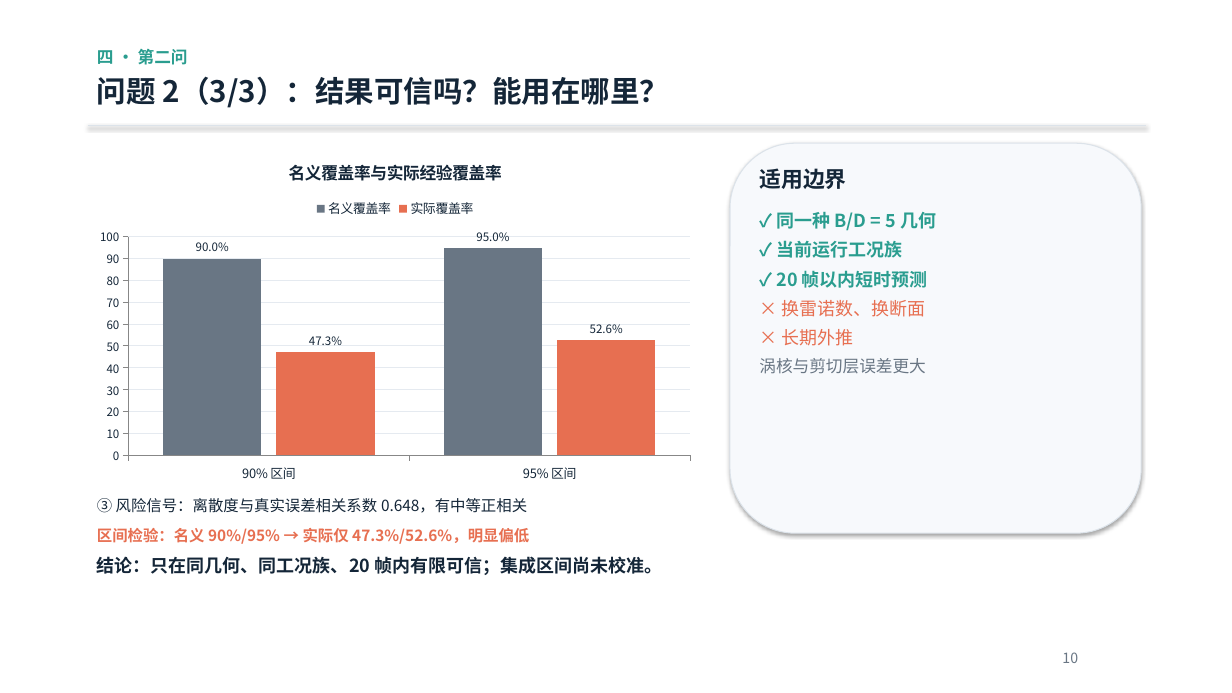
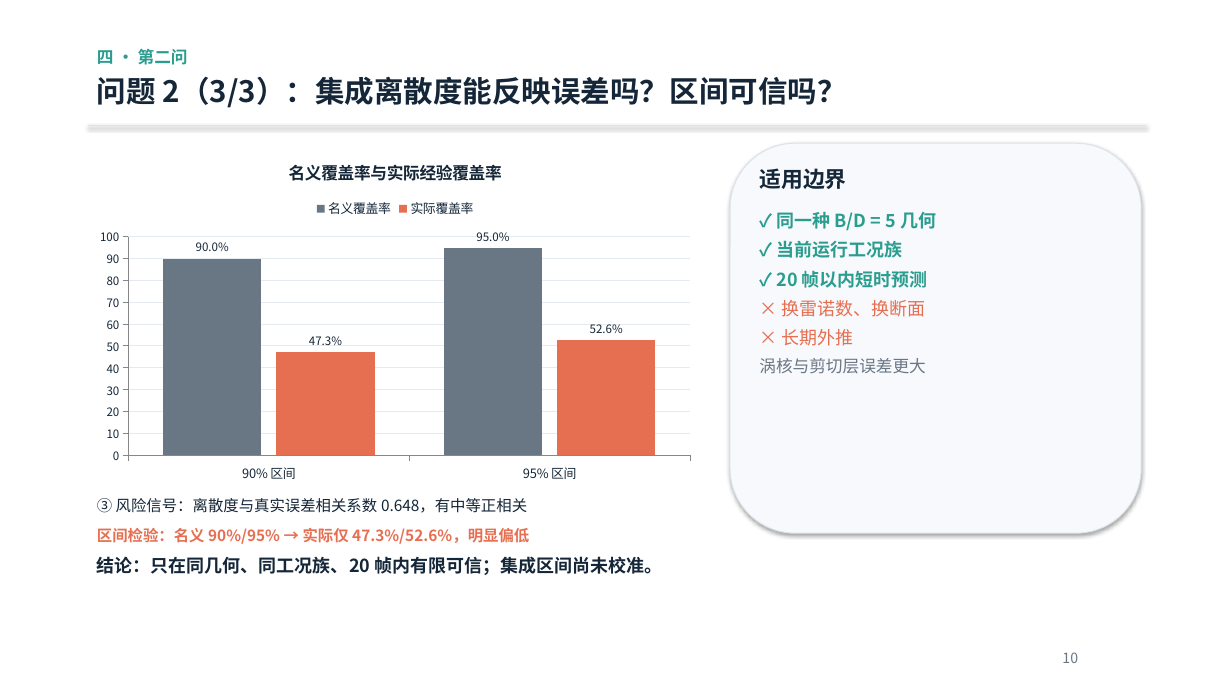
Before and after one commit to tuofeilun711/-A-, a slide deck: slide 10 of deliverables/A题_POD-AR_答辩汇报.pptx. Drawn at 1232x693 pixels with LibreOffice and Linux fonts; fonts in the diff are those of the drawing. Boxes give left, top, right and bottom in pixels: in the first picture for what was removed or moved away, otherwise in the second. Text is boxed around its words. In the diff, an @@ line names an element or a change of style, - is before the commit and + after.

```diff
--- a/deliverables/A题_POD-AR_答辩汇报.pptx
+++ b/deliverables/A题_POD-AR_答辩汇报.pptx
@@ text at <box>97,76,847,108</box>: text changed @@
-问题 2（3/3）：结果可信吗？能用在哪里？
+问题 2（3/3）：集成离散度能反映误差吗？区间可信吗？
```
Also in this commit, not shown: 2 other slides changed.
